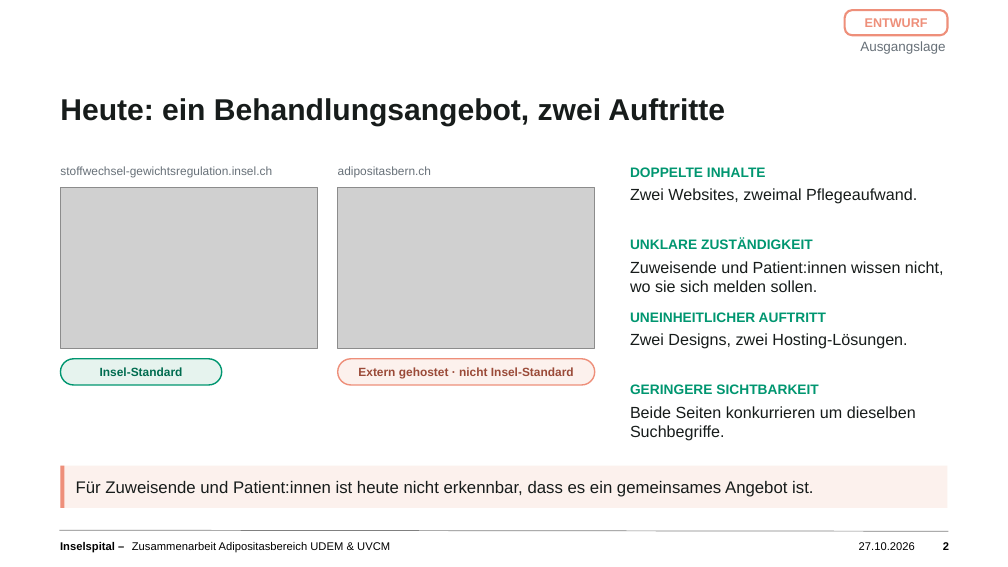
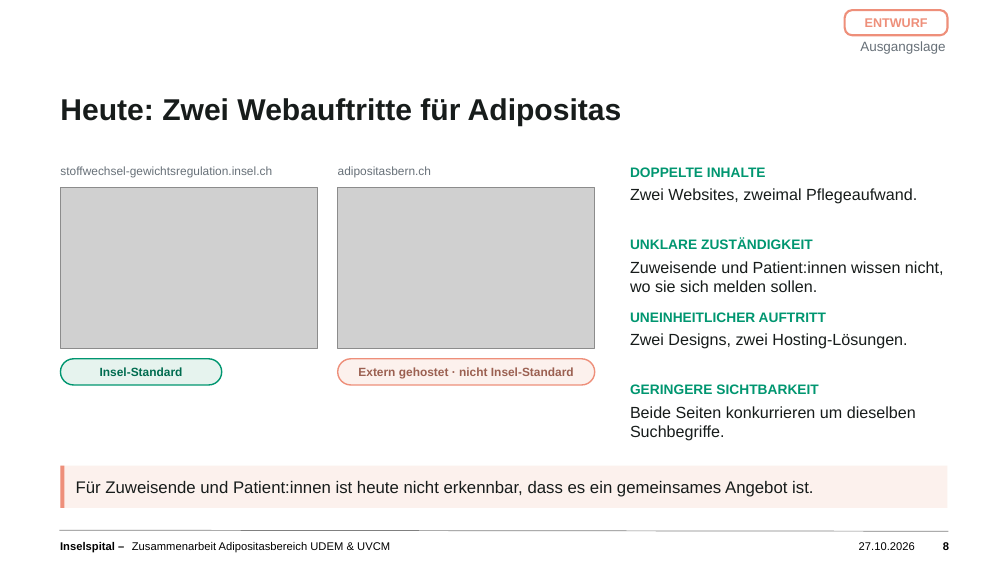
Before and after one commit to salmonplnk/Masterarbeit, a slide deck: slide 8 of praesentation/Zusammenarbeit_Adipositas_UDEM_UVCM_Entwurf.pptx (slide 2 before the commit). Drawn at 1008x567 pixels with LibreOffice and Linux fonts; fonts in the diff are those of the drawing; grey boxes stand for pictures; background and template pictures are left out. Boxes give left, top, right and bottom in pixels: in the first picture for what was removed or moved away, otherwise in the second. Text is boxed around its words. In the diff, an @@ line names an element or a change of style, - is before the commit and + after.

```diff
--- a/praesentation/Zusammenarbeit_Adipositas_UDEM_UVCM_Entwurf.pptx
+++ b/praesentation/Zusammenarbeit_Adipositas_UDEM_UVCM_Entwurf.pptx
@@ text at [60, 98, 622, 127]: text changed @@
-Heute: ein Behandlungsangebot, zwei Auftritte
+Heute: Zwei Webauftritte für Adipositas
@@ rounded rectangle "Extern gehostet · nicht Insel-Standard" at [338, 359, 595, 385]: text colour #9A4A38 to #9B6051 @@
@@ page number at [943, 541, 949, 552]: text changed @@
-2
+8
```
Also in this commit, not shown: 4 other slides changed, 3 slides added.
